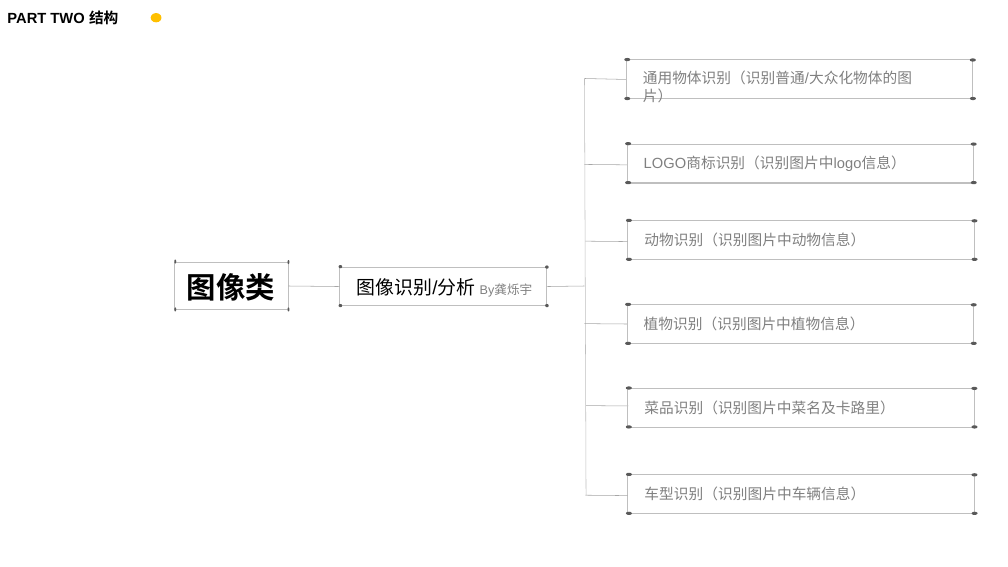
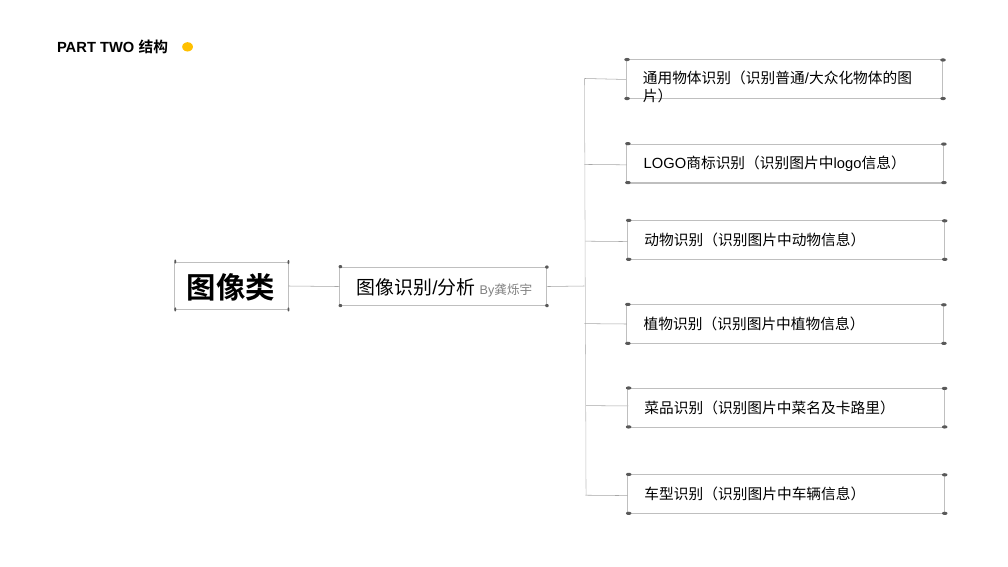
Before and after one commit to ShuoyuGong/Tool, a slide deck: slide 8 of Everything（TOOLS）.pptx (slide 9 before the commit). Drawn at 1008x567 pixels with LibreOffice and Linux fonts; fonts in the diff are those of the drawing; background and template pictures are left out. Boxes give left, top, right and bottom in pixels: in the first picture for what was removed or moved away, otherwise in the second. Text is boxed around its words. In the diff, an @@ line names an element or a change of style, - is before the commit and + after.

```diff
--- a/Everything（TOOLS）.pptx
+++ b/Everything（TOOLS）.pptx
@@ text "PART TWO 结构": place and size @@
-text "PART TWO 结构" at [7, 8, 118, 27]
+text "PART TWO 结构" at [57, 38, 168, 57]
@@ ellipse: place and size @@
-ellipse at [150, 13, 161, 22]
+ellipse at [182, 42, 193, 51]
@@ 12 ellipses: place and size @@
-12 ellipses at [970, 58, 978, 515]
+12 ellipses at [941, 58, 948, 515]
@@ rectangle: place and size @@
-rectangle at [626, 60, 972, 99]
+rectangle at [626, 60, 943, 99]
@@ rectangle: place and size @@
-rectangle at [628, 144, 974, 184]
+rectangle at [627, 144, 944, 184]
@@ rectangle: place and size @@
-rectangle at [628, 221, 975, 260]
+rectangle at [628, 221, 944, 260]
@@ rectangle: place and size @@
-rectangle at [628, 305, 974, 344]
+rectangle at [627, 305, 944, 344]
@@ rectangle: place and size @@
-rectangle at [628, 389, 974, 428]
+rectangle at [628, 389, 944, 428]
@@ text colour #808080 to #000000 in 6 elements at [643, 70, 912, 102], [644, 157, 906, 171], [644, 232, 865, 247], [644, 316, 865, 331], [644, 486, 865, 501], [644, 400, 894, 415] @@
@@ rectangle: place and size @@
-rectangle at [628, 475, 975, 514]
+rectangle at [628, 475, 944, 514]
```
Also in this commit, not shown: 8 other slides changed, 20 other files.
